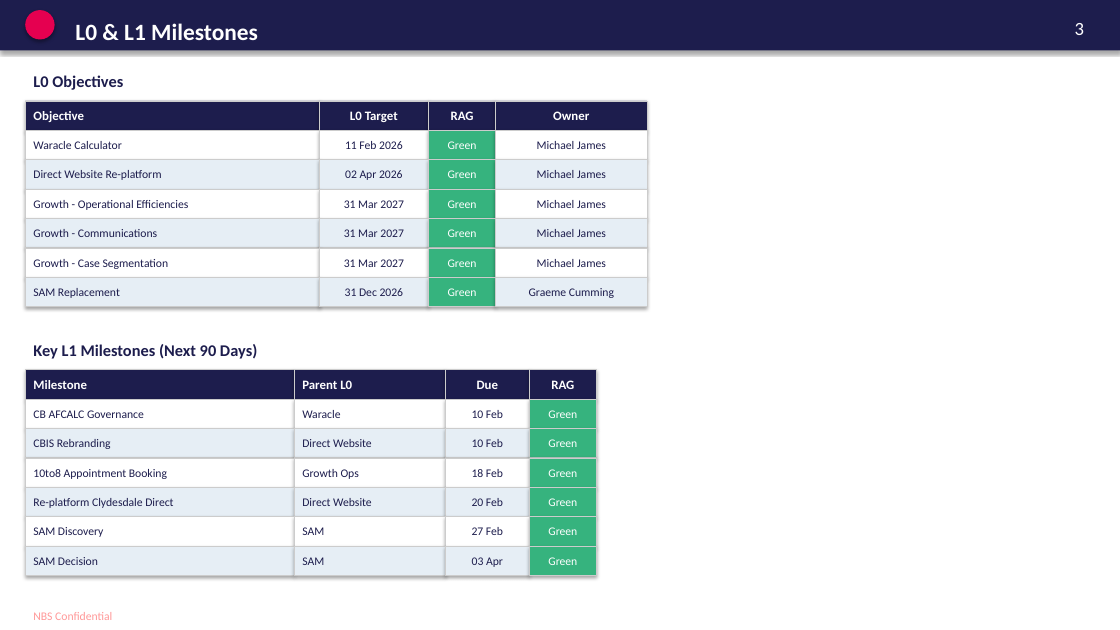
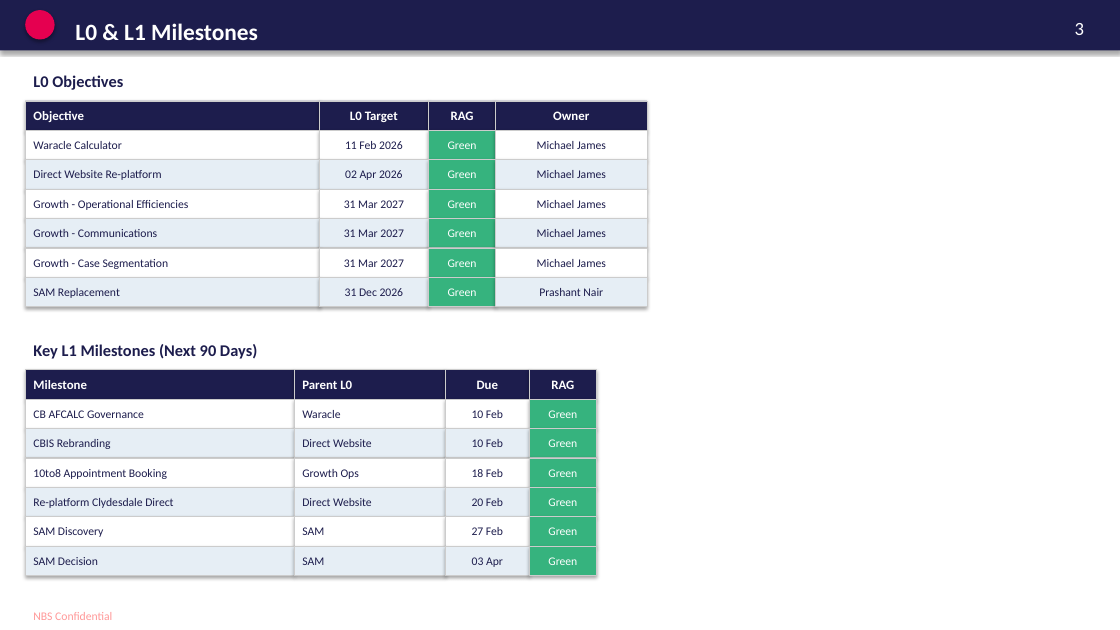
Before and after one commit to Pinger2024/roadmap-templates, a slide deck: slide 3 of Agile_Roadmap_Template_2026.pptx. Drawn at 1120x630 pixels with LibreOffice and Linux fonts; fonts in the diff are those of the drawing. Boxes give left, top, right and bottom in pixels: in the first picture for what was removed or moved away, otherwise in the second. Text is boxed around its words. In the diff, an @@ line names an element or a change of style, - is before the commit and + after.

Commit message:
Updated L0 owner for SAM from Jira

```diff
--- a/Agile_Roadmap_Template_2026.pptx
+++ b/Agile_Roadmap_Template_2026.pptx
@@ text in rectangle at box(539, 288, 603, 296): text changed @@
-Graeme Cumming
+Prashant Nair
```
